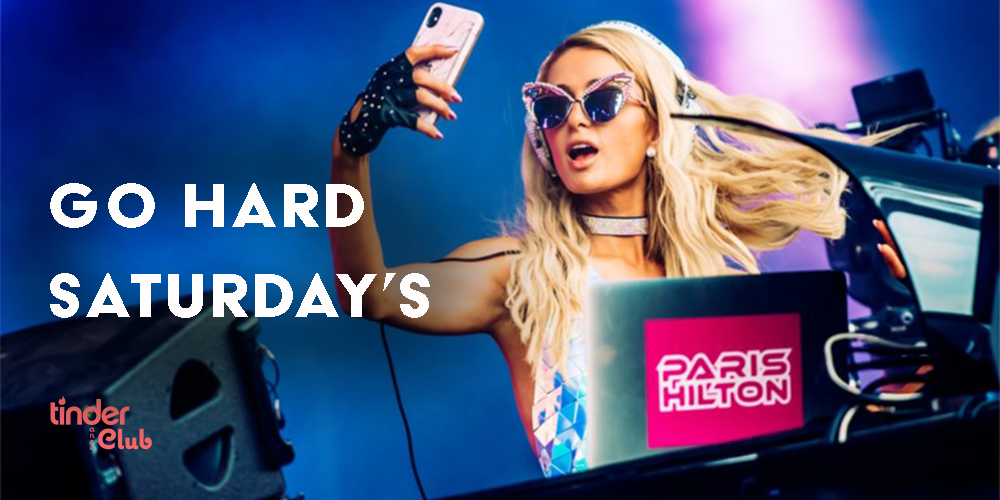
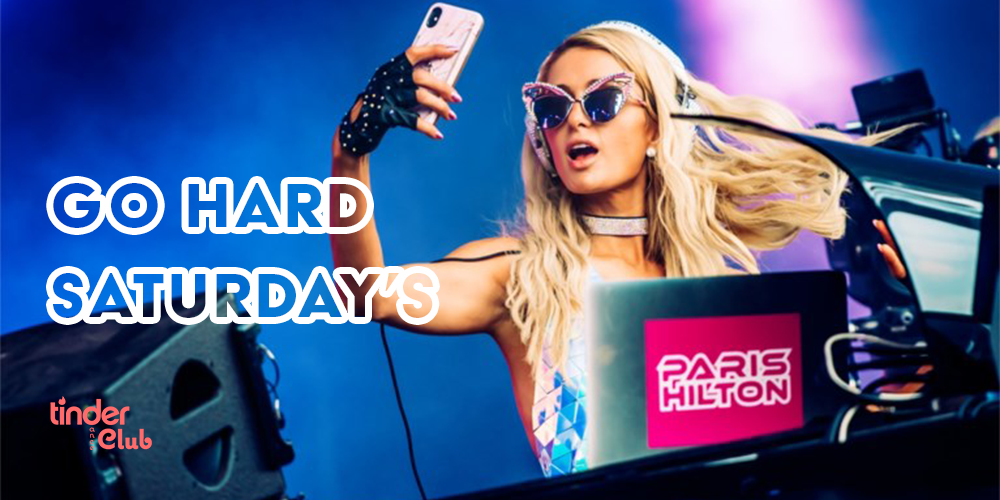
Two versions of the same layered image (1000 x 500). Layer-by-layer changes:
painted on "GO HARD SATURDAY’S" over [50, 183, 433, 318]
